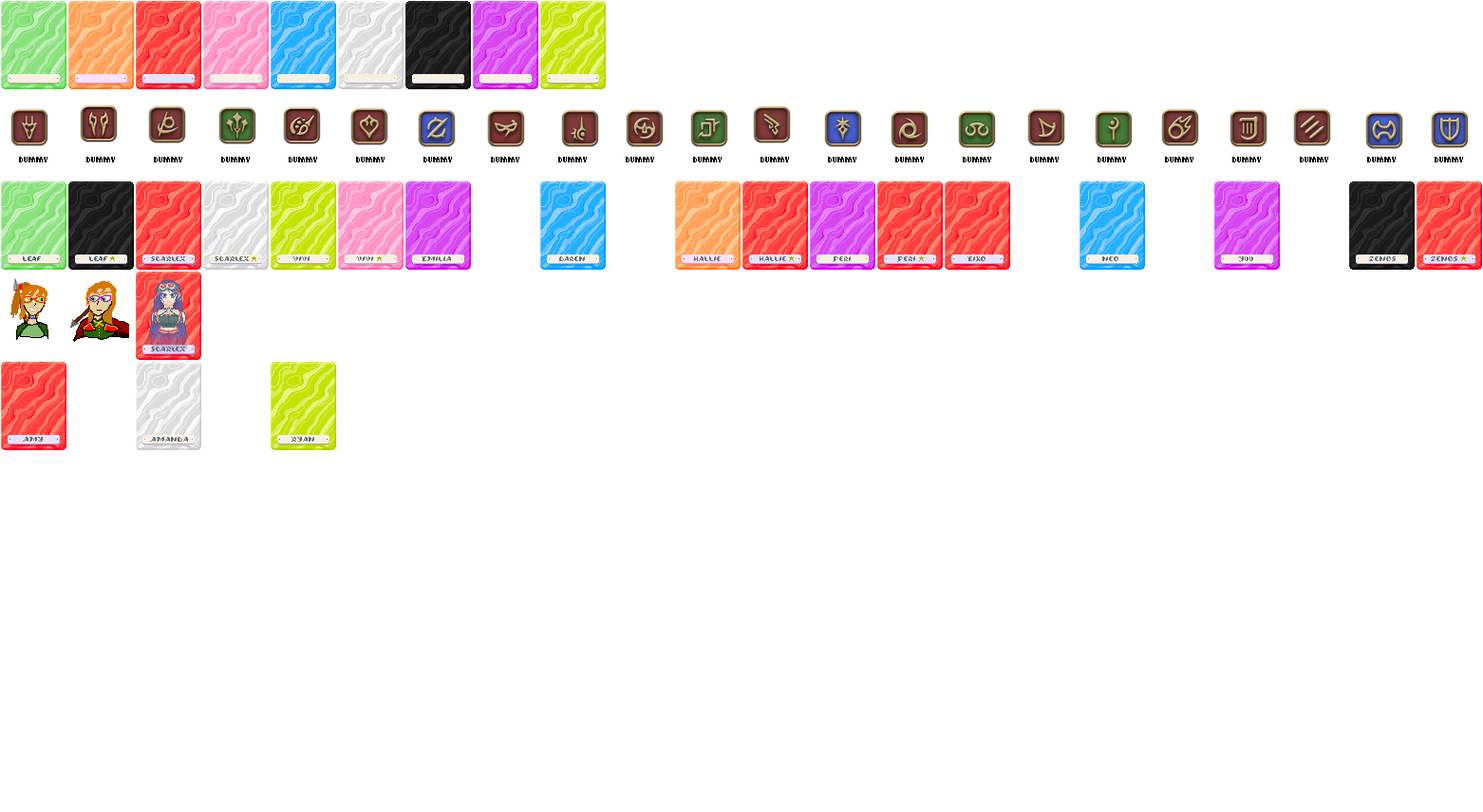
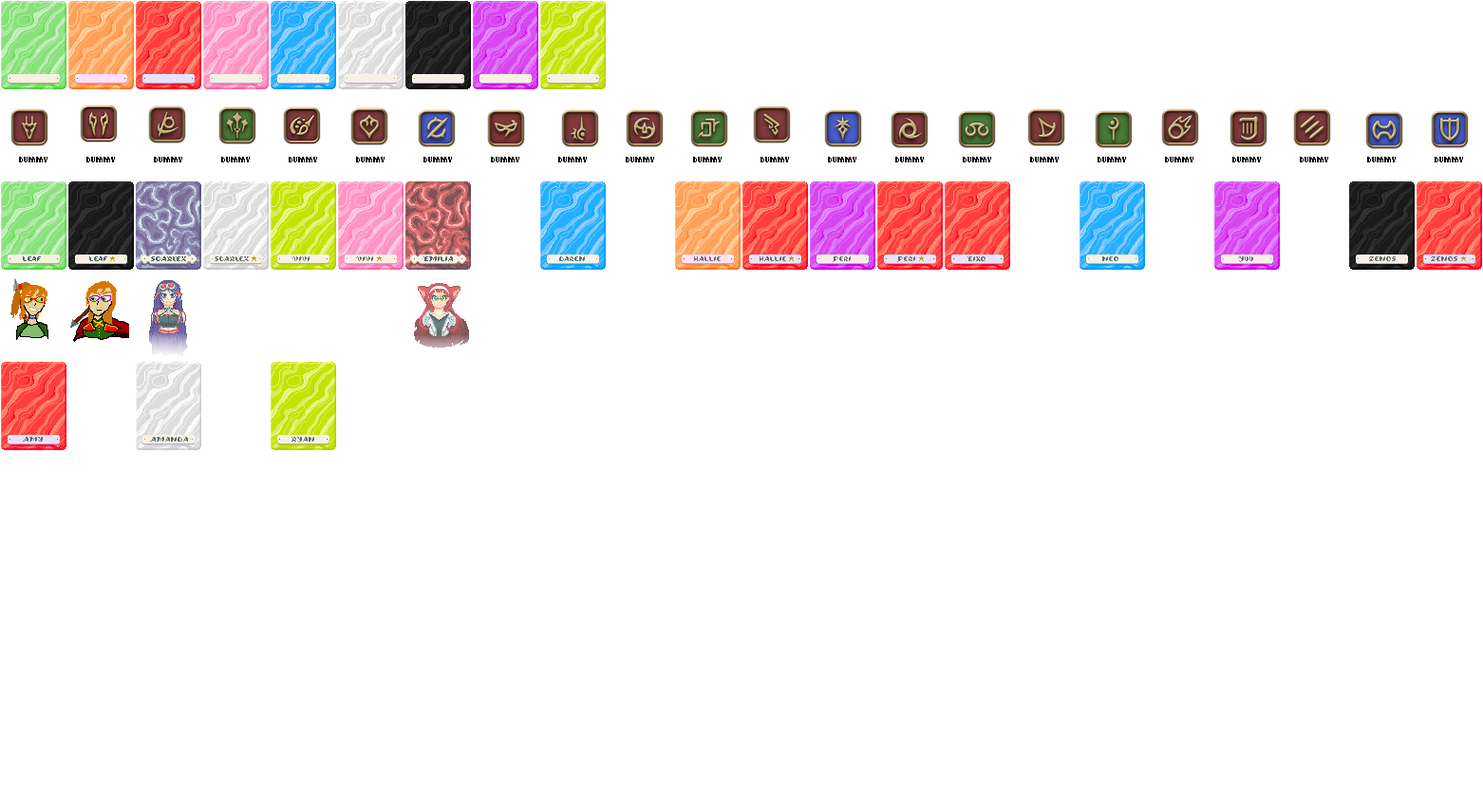
Two versions of the same layered image (1483x812). Layer-by-layer changes:
hid "emilia text" over [421, 256, 451, 262]
painted on "legendaries.png", masked it over [135, 181, 471, 360]
renamed "Pasted Layer" to "FAKE BASE PLATE ZONE", hid it, painted on it over [135, 271, 469, 360]
